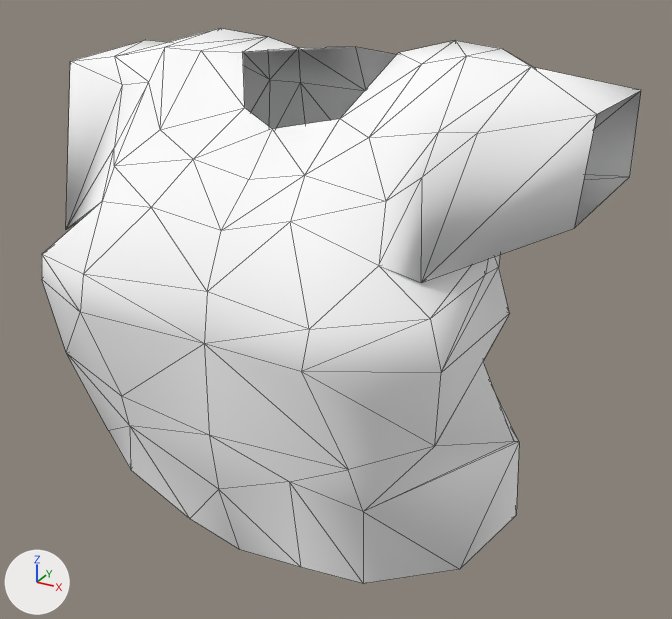
Two versions of the FBX model Contents/mods/Authentic Z - Current/media/models_X/Skinned/CustomBodies/FatBody03_F/FatBod_F_03_TShirt.fbx, one commit apart.
The view is the same before and after, from a 50 mm lens placed at (0.00302, -0.00486, 0.00899), pointed at (0.00014, 0.00036, 0.00638). The lights are fixed; the arrows at lower left show +X, +Y and +Z. Mesh edges are drawn as thin lines. Where no turn or scale is listed for an object, it has been applied to the vertices.

The first picture shows 'Body.001'.
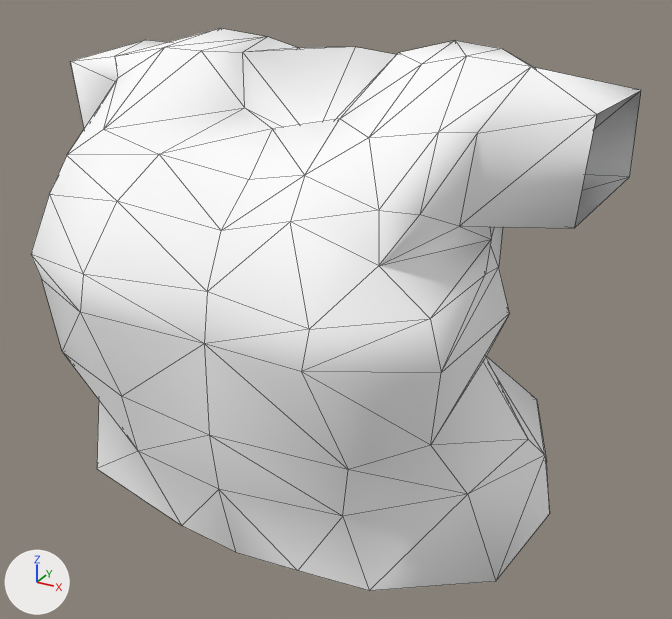
What changed in the scene script:
```text
Change me_mesh_001:
    used by ob_body_001; location = (0.0, 0.0, 0.0)
    remove me_mesh_001.from_pydata(...)  # 137 vertices, 251 faces; spans x -0.00188..0.00188, y -0.0012..0.00184, z 0.00504..0.00817
    add me_mesh_001.from_pydata(...)  # 138 vertices, 258 faces; spans x -0.00188..0.00188, y -0.0012..0.00198, z 0.00504..0.00817
    me_mesh_001 part 1
    3 vertices in x -0.00098..-0.0004, y -0.00076..-0.0001, z 0.00734..0.00792 move by (-0.00026, 0.0, 0.0)
    3 vertices in x -0.00142..-0.00136, y -0.00067..0.00111, z 0.00545..0.00612 move by (-0.00004, 0.0, 0.0)
    37 vertices move from x -0.00155..0.00151, y -0.00096..0.00184, z 0.00504..0.00768 to x -0.00162..0.00171, y -0.00095..0.00198, z 0.00504..0.00768
    1 vertex is added at (0.00001, 0.0003, 0.00756)
    7 new faces join them
```

What differs and where, as boxes [x1, y1, x2, y2] in the pictures (672 x 619 px):
'Body.001', reshaped: before [42, 28, 641, 584]; after [31, 28, 641, 591]
part 1 of me_mesh_001, built on: before [42, 47, 628, 584]; after [31, 47, 628, 591]
